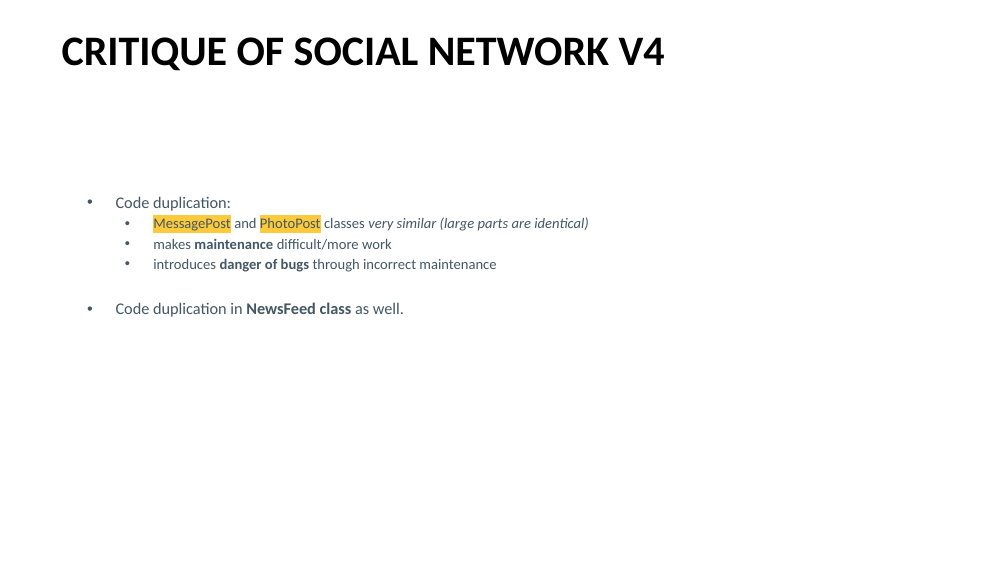
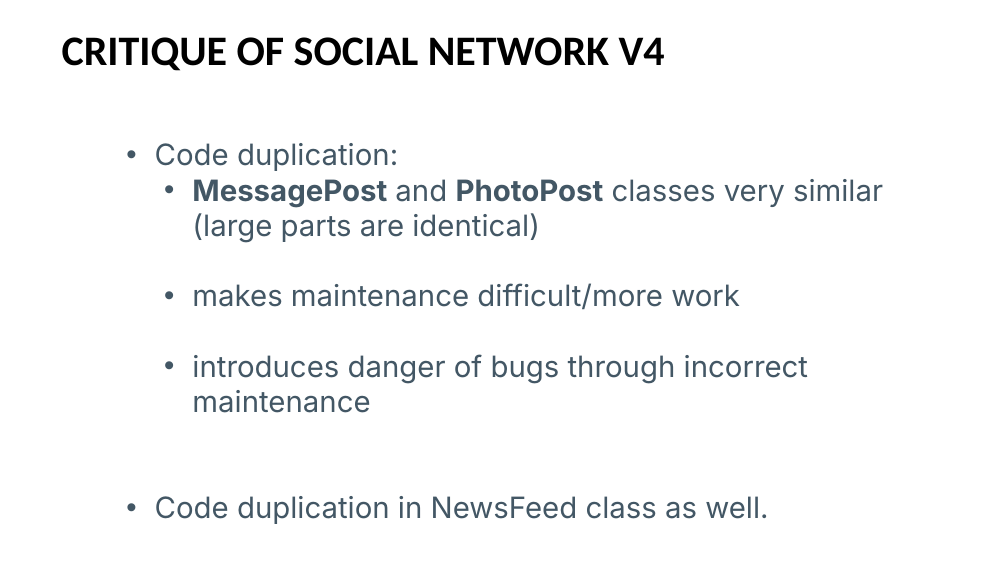
Before and after one commit to Programming-Fundamentals-SETU/prog-fund-2-jan-26, a slide deck: slide 9 of topic08-inheritance/unit-08a-lectures/talk-3-inheritance-v2/a-inheritance-v2.pptx. Drawn at 1008x567 pixels with LibreOffice and Linux fonts; fonts in the diff are those of the drawing. Boxes give left, top, right and bottom in pixels: in the first picture for what was removed or moved away, otherwise in the second. Text is boxed around its words. In the diff, an @@ line names an element or a change of style, - is before the commit and + after.

```diff
--- a/topic08-inheritance/unit-08a-lectures/talk-3-inheritance-v2/a-inheritance-v2.pptx
+++ b/topic08-inheritance/unit-08a-lectures/talk-3-inheritance-v2/a-inheritance-v2.pptx
@@ text "Code duplication:": place and size @@
-text "Code duplication:" at box(116, 196, 589, 317)
+text "Code duplication:" at box(155, 143, 883, 524)
@@ text "Code duplication:" at box(155, 143, 883, 524): size 15.5 to 28 pt in "Code duplication:", "Code duplication in NewsFeed class as well."; font Calibri to Inter; size 13.9 to 28 pt in "MessagePost and PhotoPost classes very similar (large ...", "makes maintenance difficult/more work", "introduces danger of bugs through incorrect maintenance"; highlight #FCCA3A to none, bold on in "MessagePost PhotoPost"; italic off in "very similar (large parts are identical)"; bold off in "maintenance", "danger of bugs", "NewsFeed class"; less space between paragraphs; vertical alignment bottom to top @@
```
Also in this commit, not shown: 10 other slides changed, 7 other files.
